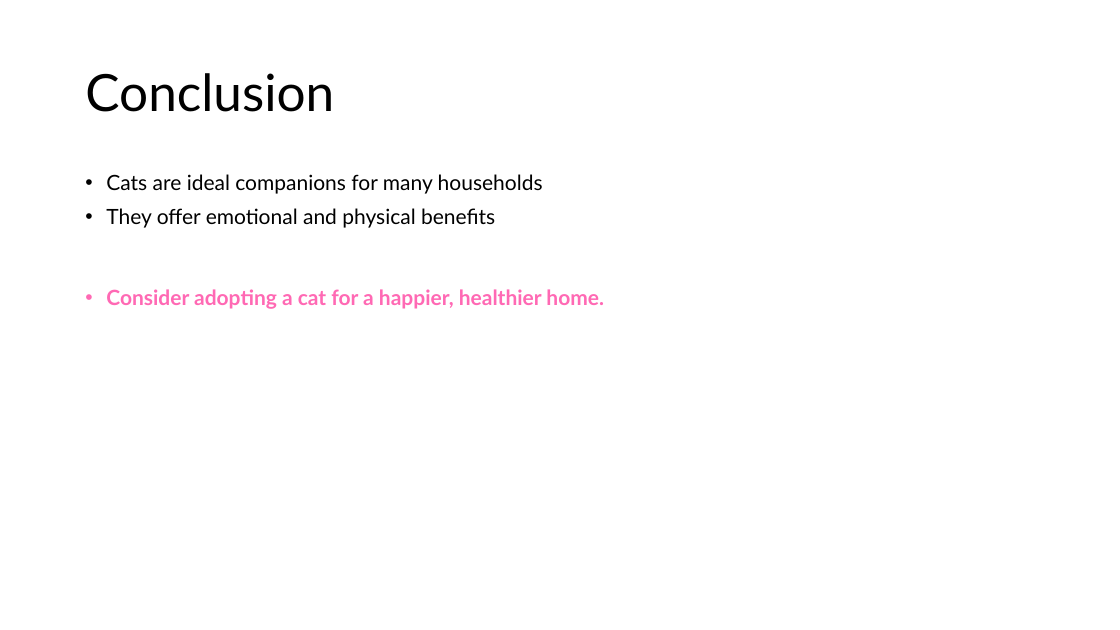
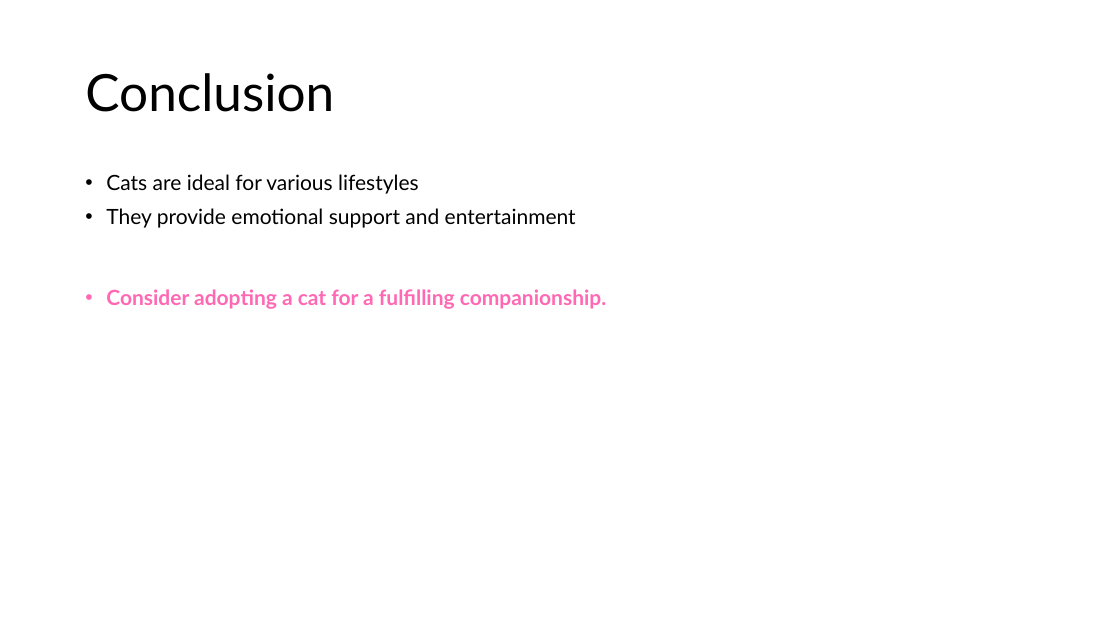
Before and after one commit to drubaga/SlideAI, a slide deck: slide 12 of output/The_Benefits_of_Having_Cats_at_Home.pptx. Drawn at 1120x630 pixels with LibreOffice and Linux fonts; fonts in the diff are those of the drawing. Boxes give left, top, right and bottom in pixels: in the first picture for what was removed or moved away, otherwise in the second. Text is boxed around its words. In the diff, an @@ line names an element or a change of style, - is before the commit and + after.

```diff
--- a/output/The_Benefits_of_Having_Cats_at_Home.pptx
+++ b/output/The_Benefits_of_Having_Cats_at_Home.pptx
@@ text at [106,174,606,309]: text changed @@
-• Cats are ideal companions for many households
-• They offer emotional and physical benefits
-• Consider adopting a cat for a happier, healthier home.
+• Cats are ideal for various lifestyles
+• They provide emotional support and entertainment
+• Consider adopting a cat for a fulfilling companionship.
```
Also in this commit, not shown: 9 other slides changed, 1 slide added, 1 slide removed, 2 other files.
